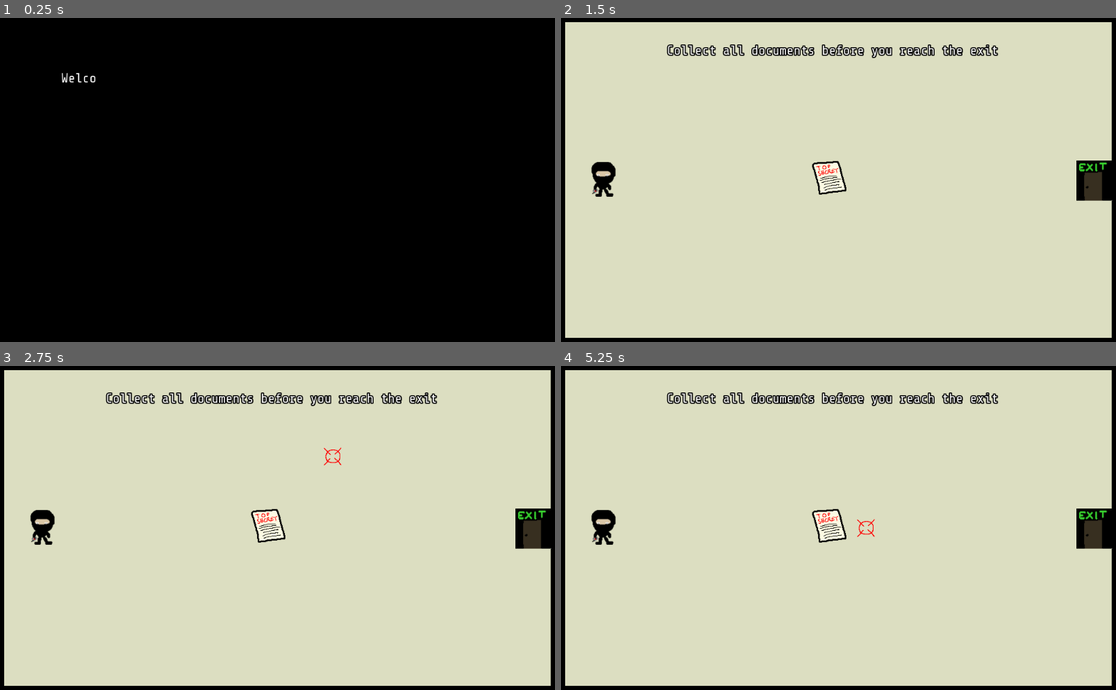
Above: before the commit, frames 1-4 (two rows, left to right).
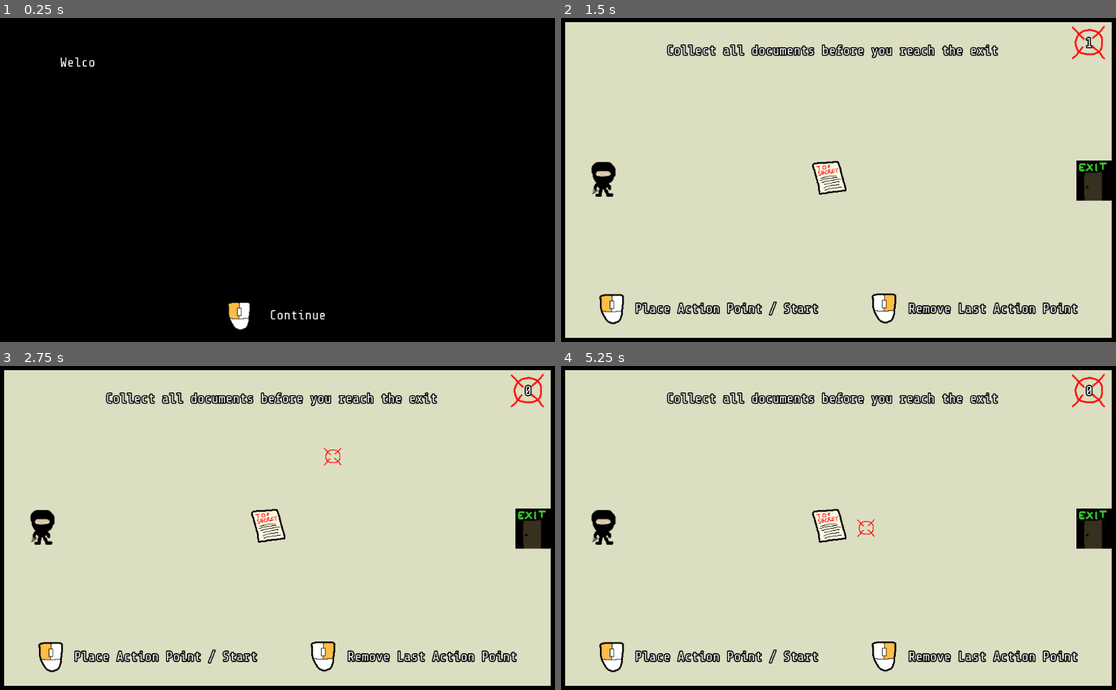
Above: after the commit, the same moments.

Repository: cwiep/Agent-of-C.H.A.I.N.
Game: Godot game, scene res://scenes/Intro.tscn
The game is run twice, just before and just after one commit, with the same random seed, the same clock (stepped at 60 frames per second) and the same inputs.
Inputs (mouse positions are in pixels of both pictures, inside the frame that each line leads up to):
- Up to frame 1 (0.25 s): no input
- Up to frame 2 (1.5 s): tap Enter at 0.5 s; move the mouse to (960, 163) at 0.52 s; press the mouse at (960, 163) at 0.53 s; tap Space at 1.25 s; move the mouse to (727, 196) at 1.27 s; release the mouse at (727, 196) at 1.28 s; click (727, 196) at 1.35 s
- Up to frame 3 (2.75 s): tap Enter at 2 s; move the mouse to (333, 456) at 2.02 s; hold Right mouse button (remove_action_point) from 2.03 s (still down); click (333, 456) at 2.3 s
- Up to frame 4 (5.25 s): tap Space at 2.75 s; move the mouse to (810, 592) at 2.77 s; release Right mouse button (remove_action_point) at 2.78 s; tap Mouse wheel down (speed_down) at 2.85 s; click (810, 592) at 3.05 s; move the mouse to (1005, 576) at 3.52 s; hold Mouse wheel up (speed_up) 3.53-4.28 s; click (1005, 576) at 3.8 s; move the mouse to (672, 479) at 4.27 s; click (672, 479) at 4.35 s; tap Enter at 5 s; move the mouse to (866, 528) at 5.02 s; press the mouse at (866, 528) at 5.03 s

The runs differ from the first frame. In frame 1, 0.6% of the frame differs, in the area x 10-59%, y 12-97%; in frame 2, 2.3%; in frame 3, 2.3%, in the area x 6-99%, y 2-95%; in frame 4, 2.3%.

Commit message:
Add UI and tutorial hints

Diff:
--- a/scenes/Intro.tscn
+++ b/scenes/Intro.tscn
@@ -1,8 +1,9 @@
-[gd_scene load_steps=4 format=2]
+[gd_scene load_steps=5 format=2]
 
 [ext_resource path="res://scripts/Intro.gd" type="Script" id=1]
 [ext_resource path="res://Font.tres" type="DynamicFont" id=2]
 [ext_resource path="res://sfx/wall.png" type="Texture" id=3]
+[ext_resource path="res://sfx/left_click.png" type="Texture" id=4]
 
 [node name="Intro" type="Node2D"]
 script = ExtResource( 1 )
@@ -13,12 +14,27 @@
 centered = false
 
 [node name="Text" type="Label" parent="."]
-margin_left = 114.48
-margin_top = 98.0397
-margin_right = 503.48
-margin_bottom = 512.04
+margin_left = 111.96
+margin_top = 69.0615
+margin_right = 500.96
+margin_bottom = 483.061
 custom_fonts/font = ExtResource( 2 )
 autowrap = true
 __meta__ = {
 "_edit_use_anchors_": false
 }
+
+[node name="Mouse" type="Sprite" parent="."]
+position = Vector2( 442.232, 550.586 )
+texture = ExtResource( 4 )
+
+[node name="Label" type="Label" parent="."]
+margin_left = 497.669
+margin_top = 535.467
+margin_right = 601.669
+margin_bottom = 563.467
+custom_fonts/font = ExtResource( 2 )
+text = "Continue"
+__meta__ = {
+"_edit_use_anchors_": false
+}
--- a/scenes/Level01.tscn
+++ b/scenes/Level01.tscn
@@ -7,6 +7,8 @@
 [ext_resource path="res://sfx/bg.png" type="Texture" id=5]
 [ext_resource path="res://sfx/wall.png" type="Texture" id=6]
 [ext_resource path="res://Font.tres" type="DynamicFont" id=7]
+[ext_resource path="res://scenes/UI.tscn" type="PackedScene" id=8]
+[ext_resource path="res://sfx/mouse_wheel.png" type="Texture" id=9]
 
 [sub_resource type="RectangleShape2D" id=1]
 extents = Vector2( 23.9131, 124.8 )
@@ -22,10 +24,10 @@
 [node name="Documents" type="Node2D" parent="."]
 
 [node name="Document" parent="Documents" instance=ExtResource( 1 )]
-position = Vector2( 663.978, 367.896 )
+position = Vector2( 844.147, 362.857 )
 
 [node name="Exit" parent="." instance=ExtResource( 3 )]
-position = Vector2( 636.817, 553.329 )
+position = Vector2( 816.986, 548.29 )
 
 [node name="Player" parent="." instance=ExtResource( 2 )]
 position = Vector2( 86.9345, 432.153 )
@@ -35,12 +37,12 @@
 [node name="Wall" type="Area2D" parent="."]
 
 [node name="Sprite" type="Sprite" parent="Wall"]
-position = Vector2( 527.907, 464.281 )
+position = Vector2( 708.076, 459.241 )
 scale = Vector2( 1, 4.20886 )
 texture = ExtResource( 6 )
 
 [node name="CollisionShape2D" type="CollisionShape2D" parent="Wall"]
-position = Vector2( 527.907, 463.651 )
+position = Vector2( 708.076, 458.611 )
 shape = SubResource( 1 )
 
 [node name="Label" type="Label" parent="."]
@@ -53,4 +55,21 @@
 __meta__ = {
 "_edit_use_anchors_": false
 }
+
+[node name="MiddleMouse" type="Sprite" parent="."]
+position = Vector2( 420.814, 546.806 )
+texture = ExtResource( 9 )
+
+[node name="MiddleMouse2" type="Label" parent="."]
+margin_left = 464.911
+margin_top = 532.947
+margin_right = 620.911
+margin_bottom = 560.947
+custom_fonts/font = ExtResource( 7 )
+text = "Adjust Speed"
+__meta__ = {
+"_edit_use_anchors_": false
+}
+
+[node name="UI" parent="." instance=ExtResource( 8 )]
 [connection signal="area_entered" from="Player" to="." method="_on_Player_area_entered"]
--- a/scenes/Level02.tscn
+++ b/scenes/Level02.tscn
@@ -8,6 +8,7 @@
 [ext_resource path="res://sfx/bg.png" type="Texture" id=6]
 [ext_resource path="res://scenes/Guard.tscn" type="PackedScene" id=7]
 [ext_resource path="res://sfx/wall.png" type="Texture" id=8]
+[ext_resource path="res://scenes/UI.tscn" type="PackedScene" id=9]
 
 [sub_resource type="Curve2D" id=1]
 _data = {
@@ -70,5 +71,7 @@
 __meta__ = {
 "_edit_use_anchors_": false
 }
+
+[node name="UI" parent="." instance=ExtResource( 9 )]
 [connection signal="player_seen" from="GuardPath1/Guard" to="." method="_on_player_seen"]
 [connection signal="area_entered" from="Player" to="." method="_on_Player_area_entered"]
--- a/scenes/Level03.tscn
+++ b/scenes/Level03.tscn
@@ -1,10 +1,11 @@
-[gd_scene load_steps=8 format=2]
+[gd_scene load_steps=9 format=2]
 
 [ext_resource path="res://scenes/Document.tscn" type="PackedScene" id=1]
 [ext_resource path="res://scenes/Player.tscn" type="PackedScene" id=2]
 [ext_resource path="res://scenes/Exit.tscn" type="PackedScene" id=3]
 [ext_resource path="res://scripts/World.gd" type="Script" id=4]
 [ext_resource path="res://sfx/bg.png" type="Texture" id=5]
+[ext_resource path="res://scenes/UI.tscn" type="PackedScene" id=6]
 [ext_resource path="res://scenes/Guard.tscn" type="PackedScene" id=7]
 
 [sub_resource type="Curve2D" id=1]
@@ -42,5 +43,7 @@
 position = Vector2( 74.3353, 93.2342 )
 
 [node name="ActionPoints" type="Node2D" parent="."]
+
+[node name="UI" parent="." instance=ExtResource( 6 )]
 [connection signal="player_seen" from="GuardPath1/Guard" to="." method="_on_player_seen"]
 [connection signal="area_entered" from="Player" to="." method="_on_Player_area_entered"]
--- a/scenes/Tutorial.tscn
+++ b/scenes/Tutorial.tscn
@@ -6,6 +6,9 @@
 [ext_resource path="res://scripts/World.gd" type="Script" id=4]
 [ext_resource path="res://Font.tres" type="DynamicFont" id=5]
 [ext_resource path="res://sfx/bg.png" type="Texture" id=6]
+[ext_resource path="res://sfx/left_click.png" type="Texture" id=7]
+[ext_resource path="res://sfx/right_click.png" type="Texture" id=8]
+[ext_resource path="res://scenes/UI.tscn" type="PackedScene" id=10]
 
 [node name="Tutorial" type="Node2D"]
 script = ExtResource( 4 )
@@ -40,4 +43,36 @@
 __meta__ = {
 "_edit_use_anchors_": false
 }
+
+[node name="LeftMouse" type="Sprite" parent="."]
+position = Vector2( 95.1366, 537.522 )
+texture = ExtResource( 7 )
+
+[node name="LeftMouse2" type="Label" parent="."]
+margin_left = 137.948
+margin_top = 523.251
+margin_right = 475.948
+margin_bottom = 551.251
+custom_fonts/font = ExtResource( 5 )
+text = "Place Action Point / Start"
+__meta__ = {
+"_edit_use_anchors_": false
+}
+
+[node name="RightMouse" type="Sprite" parent="."]
+position = Vector2( 596.982, 536.332 )
+texture = ExtResource( 8 )
+
+[node name="RightMouse2" type="Label" parent="."]
+margin_left = 642.172
+margin_top = 523.251
+margin_right = 954.172
+margin_bottom = 551.251
+custom_fonts/font = ExtResource( 5 )
+text = "Remove Last Action Point"
+__meta__ = {
+"_edit_use_anchors_": false
+}
+
+[node name="UI" parent="." instance=ExtResource( 10 )]
 [connection signal="area_entered" from="Player" to="." method="_on_Player_area_entered"]
--- /dev/null
+++ b/scenes/UI.tscn
@@ -0,0 +1,23 @@
+[gd_scene load_steps=3 format=2]
+
+[ext_resource path="res://Font.tres" type="DynamicFont" id=1]
+[ext_resource path="res://sfx/action_point.png" type="Texture" id=2]
+
+[node name="UI" type="Node2D"]
+
+[node name="Sprite" type="Sprite" parent="."]
+position = Vector2( 972.659, 46.6171 )
+texture = ExtResource( 2 )
+
+[node name="Count" type="Label" parent="."]
+margin_left = 942.56
+margin_top = 23.867
+margin_right = 1005.56
+margin_bottom = 71.867
+custom_fonts/font = ExtResource( 1 )
+text = "3"
+align = 1
+valign = 1
+__meta__ = {
+"_edit_use_anchors_": false
+}
--- a/scenes/World.tscn
+++ b/scenes/World.tscn
@@ -7,6 +7,7 @@
 [ext_resource path="res://sfx/bg.png" type="Texture" id=5]
 [ext_resource path="res://sfx/wall.png" type="Texture" id=6]
 [ext_resource path="res://scenes/Guard.tscn" type="PackedScene" id=7]
+[ext_resource path="res://scenes/UI.tscn" type="PackedScene" id=8]
 
 [sub_resource type="RectangleShape2D" id=3]
 extents = Vector2( 93.2087, 24.006 )
@@ -78,5 +79,7 @@
 [node name="Guard" parent="GuardPath1" instance=ExtResource( 7 )]
 position = Vector2( 244, 408 )
 rotation = -0.734632
+
+[node name="UI" parent="." instance=ExtResource( 8 )]
 [connection signal="area_entered" from="Player" to="." method="_on_Player_area_entered"]
 [connection signal="player_seen" from="GuardPath1/Guard" to="." method="_on_player_seen"]
--- a/scripts/World.gd
+++ b/scripts/World.gd
@@ -9,6 +9,8 @@
 func _ready() -> void:
 	Global.change_state(Global.State.PLANNING)
 	available_actions = MAX_ACTIONS
+	$UI.show()
+	$UI/Count.text = str(available_actions)
 
 func _input(event: InputEvent) -> void:
 	if Global.get_state() == Global.State.PLANNING:
@@ -18,10 +20,12 @@
 				available_actions -= 1
 			elif available_actions == 0:
 				Global.change_state(Global.State.ACTION)
+				$UI.hide()
 				$Player.set_target($ActionPoints.get_child(0))
 		elif event.is_action_pressed("remove_action_point") and !event.is_echo():
 			if available_actions < MAX_ACTIONS:
 				_remove_last_action_point()
+		$UI/Count.text = str(available_actions)
 
 func _spawn_action_point(coords: Vector2) -> void:
 	var point = action_point_scene.instance()
Not shown: 1 places in scenes/Level01.tscn that only renumber resources
Not shown: 1 places in scenes/Level02.tscn that only renumber resources
Not shown: 1 places in scenes/Tutorial.tscn that only renumber resources
Not shown: 1 places in scenes/World.tscn that only renumber resources
Binary file added: sfx/left_click.png
Not shown, added: sfx/left_click.png.import
Binary file added: sfx/mouse_wheel.png
Not shown, added: sfx/mouse_wheel.png.import
Binary file added: sfx/right_click.png
Not shown, added: sfx/right_click.png.import
